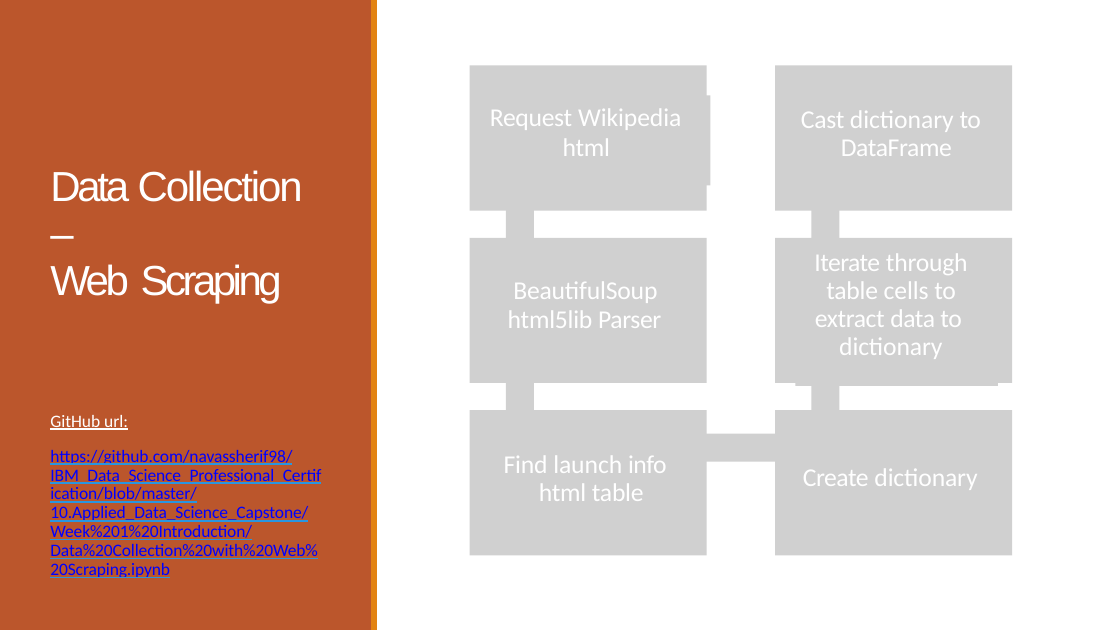
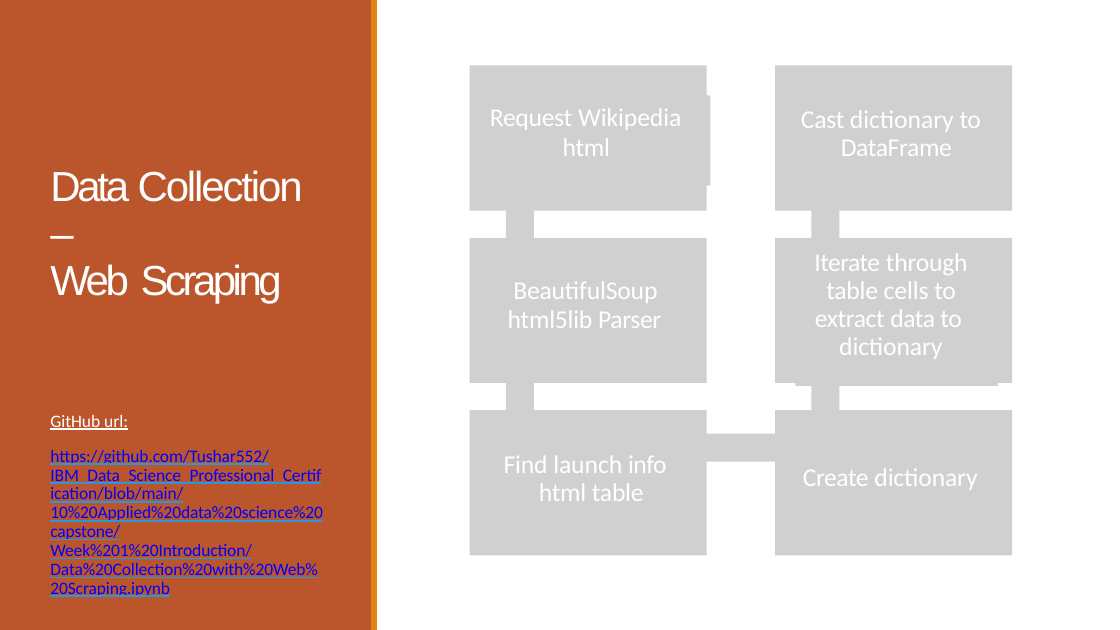
Before and after one commit to Tushar552/IBM_Data_Science_Professional_Certification, a slide deck: slide 9 of 10 Applied data science capstone/Week 5 Present Your Data-Driven Insights/Data Science Journey.pptx. Drawn at 1120x630 pixels with LibreOffice and Linux fonts; fonts in the diff are those of the drawing; grey boxes stand for pictures. Boxes give left, top, right and bottom in pixels: in the first picture for what was removed or moved away, otherwise in the second. Text is boxed around its words. In the diff, an @@ line names an element or a change of style, - is before the commit and + after.

```diff
--- a/10 Applied data science capstone/Week 5 Present Your Data-Driven Insights/Data Science Journey.pptx
+++ b/10 Applied data science capstone/Week 5 Present Your Data-Driven Insights/Data Science Journey.pptx
@@ text at bbox=[50, 450, 323, 597]: text changed @@
-https://github.com/navassherif98/IBM_Data_Science_Professional_Certification/blob/master/10.Applied_Data_Science_Capstone/Week%201%20Introduction/Data%20Collection%20with%20Web%20Scraping.ipynb
+https://github.com/Tushar552/IBM_Data_Science_Professional_Certification/blob/main/10%20Applied%20data%20science%20capstone/Week%201%20Introduction/Data%20Collection%20with%20Web%20Scraping.ipynb
```
Also in this commit, not shown: 9 other slides changed.
